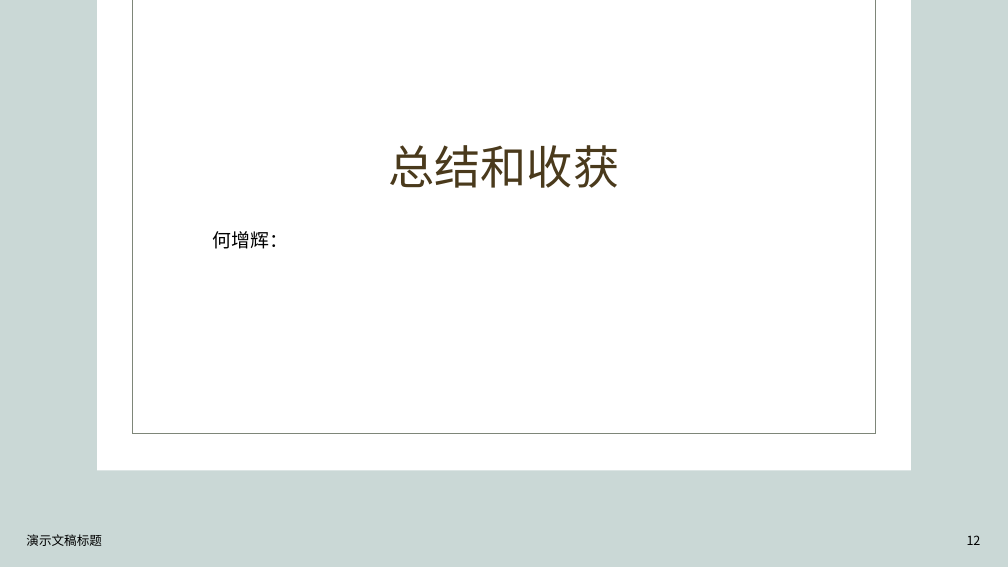
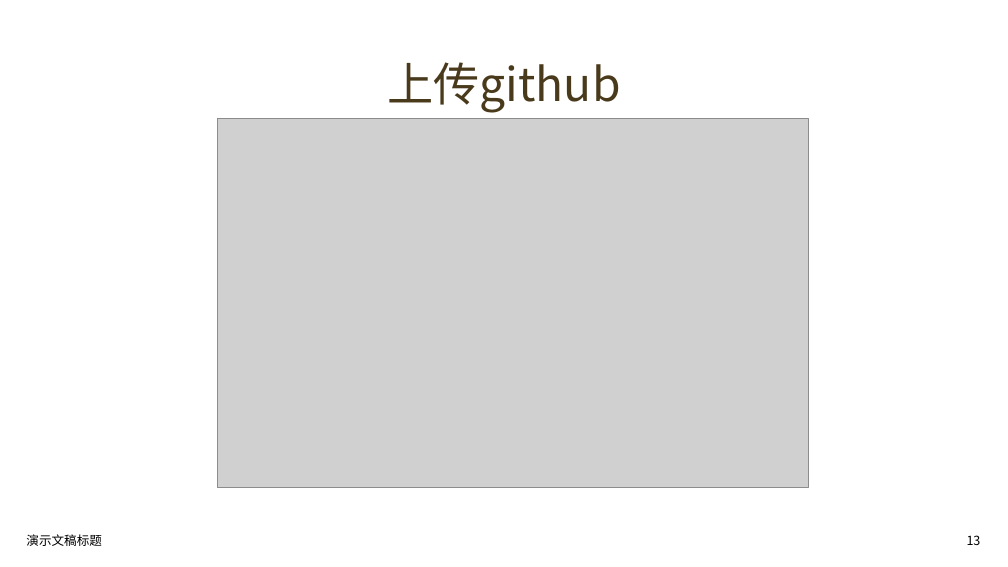
Before and after one commit to yzss-1001/bilbil_description, a slide deck: slide 13 of bilbil评论数据分析.pptx (slide 12 before the commit). Drawn at 1008x567 pixels with LibreOffice and Linux fonts; fonts in the diff are those of the drawing; grey boxes stand for pictures; background and template pictures are left out. Boxes give left, top, right and bottom in pixels: in the first picture for what was removed or moved away, otherwise in the second. Text is boxed around its words. In the diff, an @@ line names an element or a change of style, - is before the commit and + after.

Commit message:
b站评论分析1.0

```diff
--- a/bilbil评论数据分析.pptx
+++ b/bilbil评论数据分析.pptx
@@ background #CAD8D6 to #FFFFFF @@
@@ rectangle removed at [97,0,910,470] @@
@@ rectangle removed at [132,0,875,434] @@
@@ title at [387,62,620,113]: text changed @@
-总结和收获
+上传github
@@ picture added at [218,119,808,488] @@
@@ text removed at [213,231,289,249] @@
-何增辉：
@@ page number at [967,535,981,545]: text changed @@
-12
+13
```
Also in this commit, not shown: 3 other slides changed, 2 slides added.
